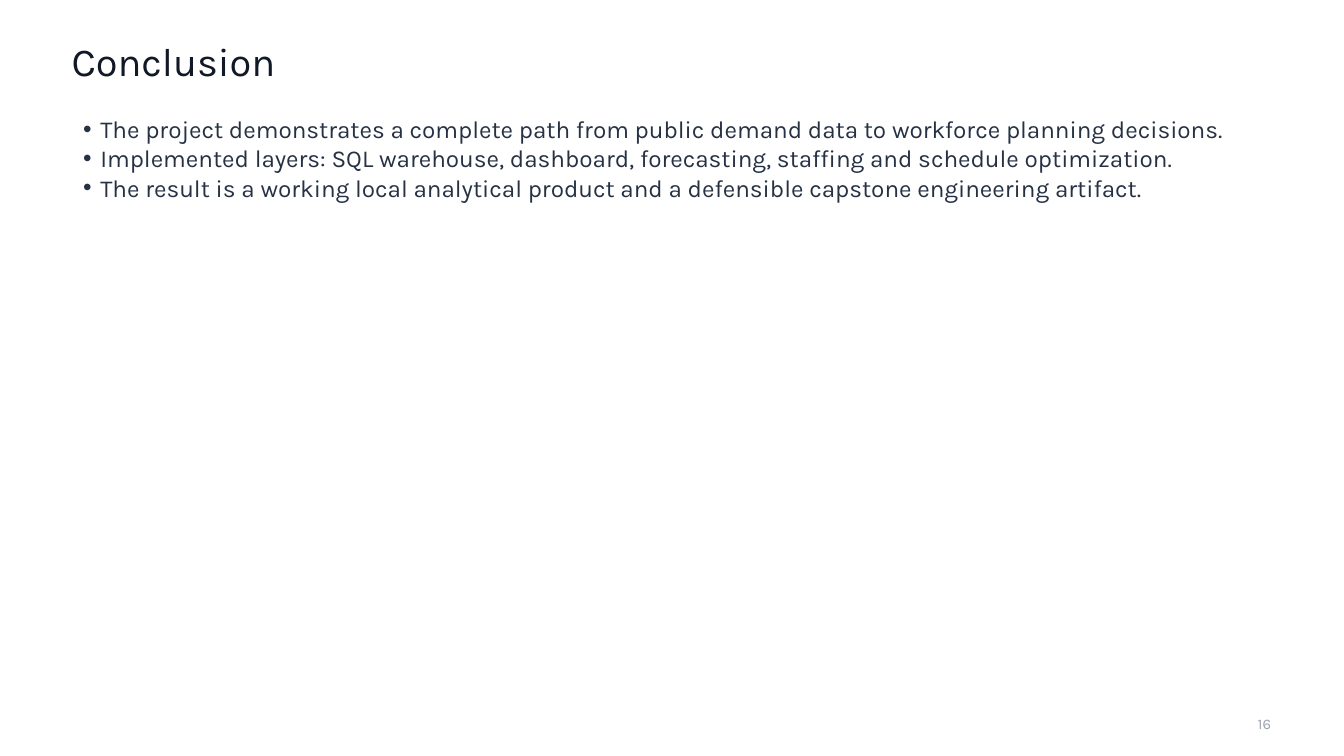
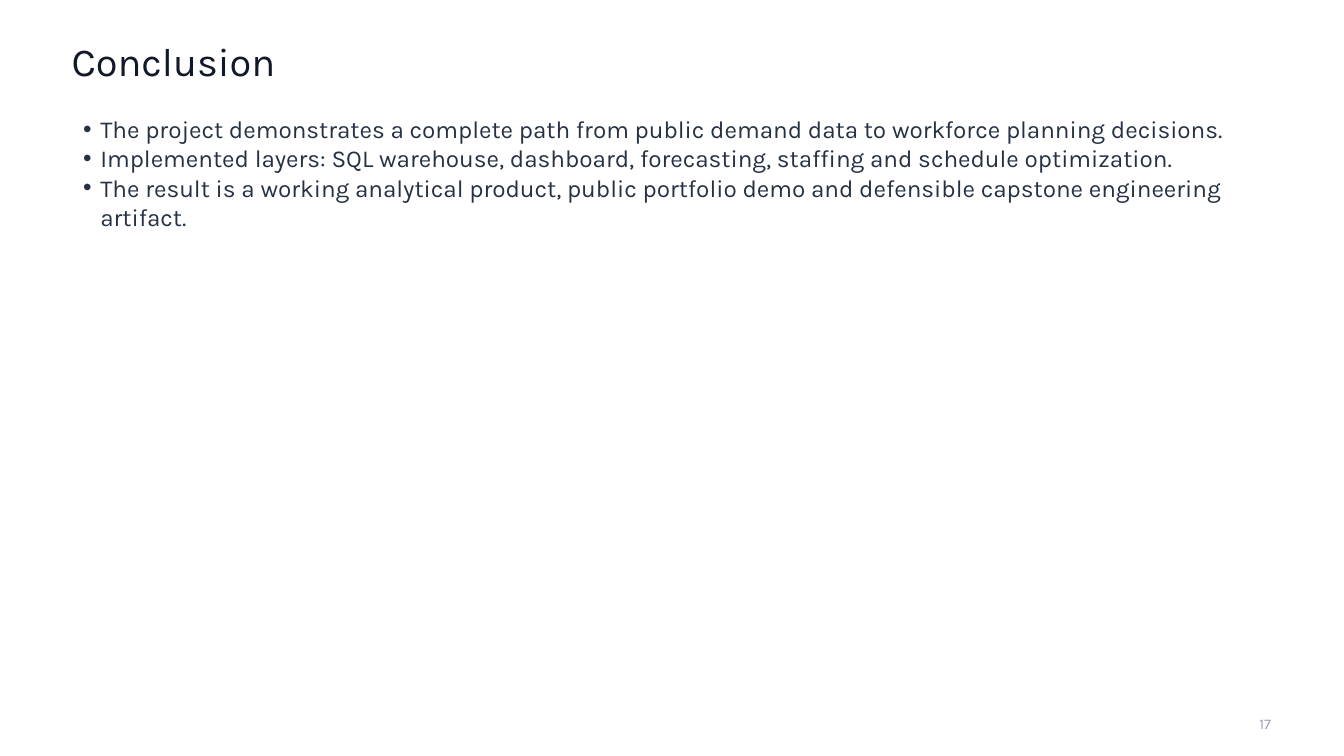
Before and after one commit to vartsab/call-center-WFM, a slide deck: slide 17 of docs/final/Презентація_чернетка.pptx (slide 16 before the commit). Drawn at 1344x756 pixels with LibreOffice and Linux fonts; fonts in the diff are those of the drawing. Boxes give left, top, right and bottom in pixels: in the first picture for what was removed or moved away, otherwise in the second. Text is boxed around its words. In the diff, an @@ line names an element or a change of style, - is before the commit and + after.

Commit message:
Finalize portfolio deployment and documentation

```diff
--- a/docs/final/Презентація_чернетка.pptx
+++ b/docs/final/Презентація_чернетка.pptx
@@ text at [100, 180, 1221, 227]: text changed @@
-• The result is a working local analytical product and a defensible capstone engineering artifact.
+• The result is a working analytical product, public portfolio demo and defensible capstone engineering artifact.
@@ text at [1259, 720, 1271, 729]: text changed @@
-16
+17
```
Also in this commit, not shown: 4 other slides changed, 1 slide added, 51 other files.
